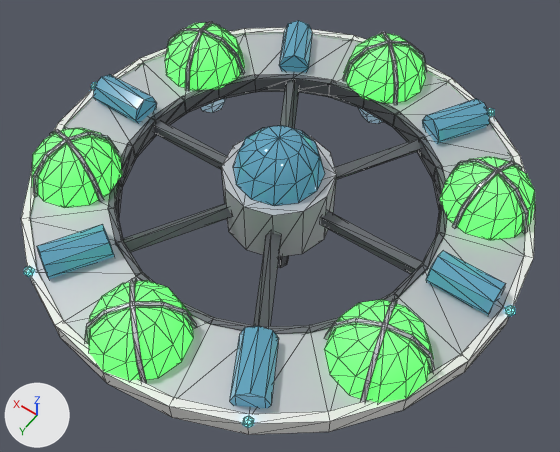
The glTF model godot/assets/stations/farm.glb, before and after one commit.
Camera for both pictures: a 50 mm camera at (-1.16, 1.617, 2.405) aimed at (-0.019, 0.019, -0.105). The lights are fixed; the arrows at lower left show +X, +Y and +Z. The picture after the commit comes second. Mesh edges are drawn as thin lines. Vertices at exactly the same position are counted once.

Names of what the first picture shows: 'farm'.
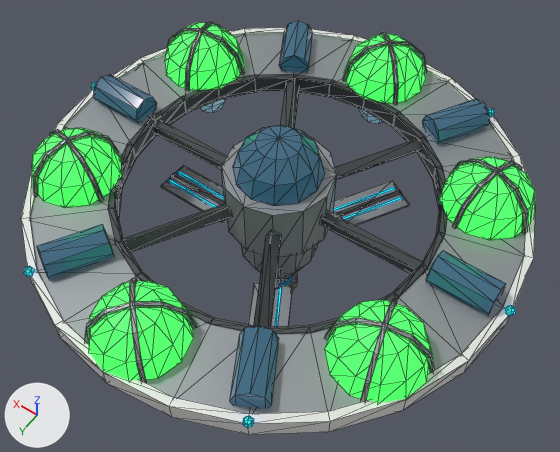
The newer file is also turned or shifted as a whole; pictures and numbers use the older file's frame.

What differs and where, as boxes [x1, y1, x2, y2] in the pictures (560 x 452 px):
'farm', recoloured, surface changed, reshaped
    both: [21, 20, 536, 435]
part 1 of me_farm, added
    after: [161, 165, 225, 223]
part 2 of me_farm, added (mostly hidden)
    after: [279, 277, 291, 285]
part 3 of me_farm, added
    after: [171, 173, 225, 205]
part 4 of me_farm, added
    after: [177, 171, 224, 199]
part 5 of me_farm, added
    after: [169, 180, 217, 207]
part 6 of me_farm, deleted (mostly hidden)
    before: [278, 256, 289, 268]
part 7 of me_farm, added
    after: [242, 180, 409, 326]

The change in detail:
Material 'Hull' (mat_hull) changes colour from light grey #c8cbd0 to grey #9ba0a4; in linear values from (0.58, 0.6, 0.63) to (0.33, 0.35, 0.37).
In material 'Hull' (mat_hull), metallic goes from 0.35 to 0.55.
Material 'Glass' (mat_glass) changes colour from blue #598ba2 to dark blue #38596c; in linear values from (0.1, 0.26, 0.36) to (0.04, 0.1, 0.15).
In material 'Glass' (mat_glass), emission_color goes from (0.02, 0.1, 0.15) (dark cyan #27596c) to (0.008, 0.04, 0.072) (dark blue #16384c).
Material 'HullDark' (mat_hulldark) changes colour from grey #6f7379 to dark grey #4d5055; in linear values from (0.16, 0.17, 0.19) to (0.075, 0.08, 0.09).
Material 'Plant' (mat_plant) changes colour from green #76da7c to green #3faa50; in linear values from (0.18, 0.7, 0.2) to (0.05, 0.4, 0.08).
In material 'Plant' (mat_plant), emission_color goes from (0.066, 0.66, 0.088) (green #49d454) to (0.05, 0.85, 0.1) (green #3fed59).
Material 'Ice' (mat_ice) changes colour from pale blue #daedf9 to blue #c4ddea; in linear values from (0.7, 0.85, 0.95) to (0.55, 0.72, 0.82).
In material 'Ice' (mat_ice), roughness goes from 0.18 to 0.2.
In material 'Ice' (mat_ice), emission_color goes from (0.06, 0.128, 0.18) (dark blue #456476) to (0.04, 0.112, 0.16) (dark blue #385e6f).
Material 'Light' (mat_light) changes colour from cyan #89e7ff to blue #0089cb; in linear values from (0.25, 0.8, 1.0) to (0.0, 0.25, 0.6).
In material 'Light' (mat_light), emission_color goes from (0.05, 0.6, 1.0) (cyan #3fcbff) to (0.0, 0.45, 1.0) (cyan #00b3ff).
me_farm is used by ob_farm; location (0.0, 0.0, 0.0).
me_farm had 1343 vertices, 2458 faces and spanned x -1.0..1.0, y -0.99..0.99, z -0.38..0.38.
me_farm now has 1584 vertices, 2866 faces and spans x -1.0..1.0, y -0.99..0.99, z -0.55..0.38.
me_farm part 1: a new loose piece, a box spanning x 0.247..0.59, y -0.077..0.077, z -0.22..-0.209, in mat_hull (grey #9ba0a4).
me_farm part 2: a new loose piece, a 10-sided cylinder along z spanning x -0.05..0.05, y -0.06..0.06, z -0.52..-0.41, in mat_hulldark (dark grey #4d5055).
me_farm part 3: a new loose piece, a box spanning x 0.247..0.59, y -0.01..0.01, z -0.226..-0.204, in mat_hulldark (dark grey #4d5055).
me_farm part 4: a new loose piece, a box spanning x 0.256..0.581, y -0.036..-0.025, z -0.224..-0.206, in mat_light (blue #0089cb, glowing cyan #00b3ff).
me_farm part 5: a new loose piece, a box spanning x 0.256..0.581, y 0.025..0.036, z -0.224..-0.206, in mat_light (blue #0089cb, glowing cyan #00b3ff).
me_farm part 6: the loose piece of 16 vertices spanning x -0.04..0.04, y -0.04..0.04, z -0.38..-0.05 is deleted.
Part 7, on me_farm:
157 vertices are added at x -0.36..0.18, y -0.55..0.55, z -0.55..-0.06.
40 new vertices lie (0.0, 0.0, 0.05) away from vertices in x -0.08..0.08, y -0.09..0.09, z -0.55.
164 new faces join them, mat_hull (grey #9ba0a4).
48 new faces join them, mat_hulldark (dark grey #4d5055).
128 new faces join them, mat_light (blue #0089cb, glowing cyan #00b3ff).
Other edits to the shape of me_farm do not show in these pictures.
